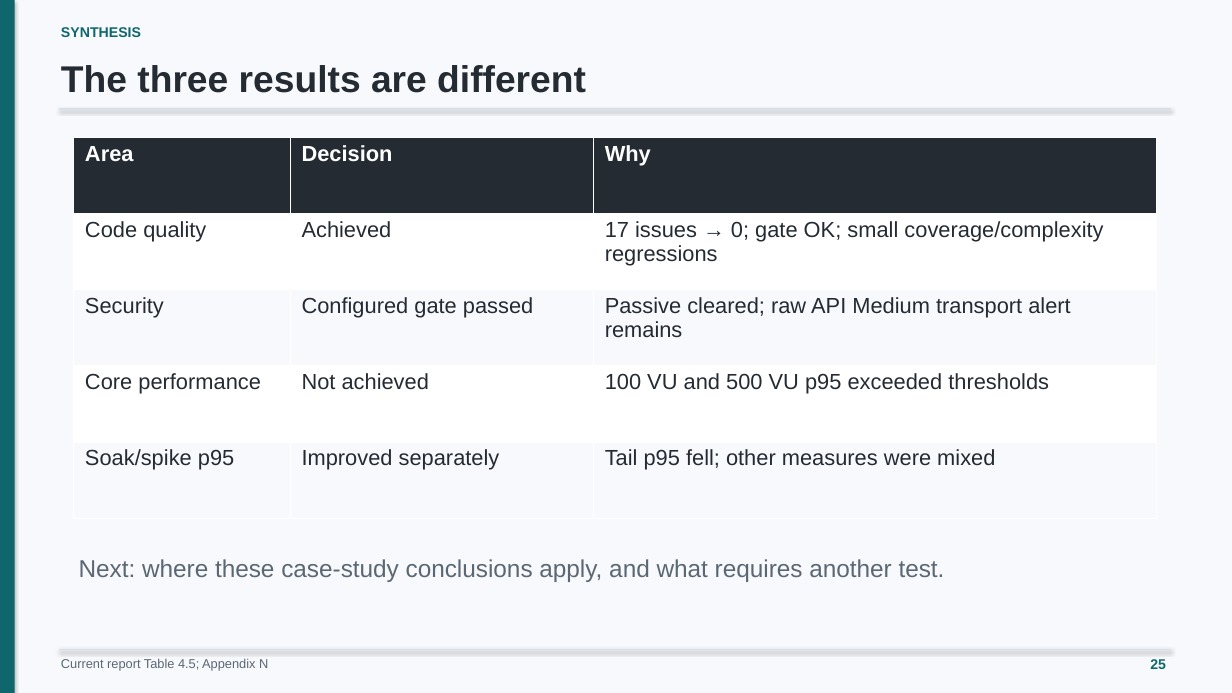
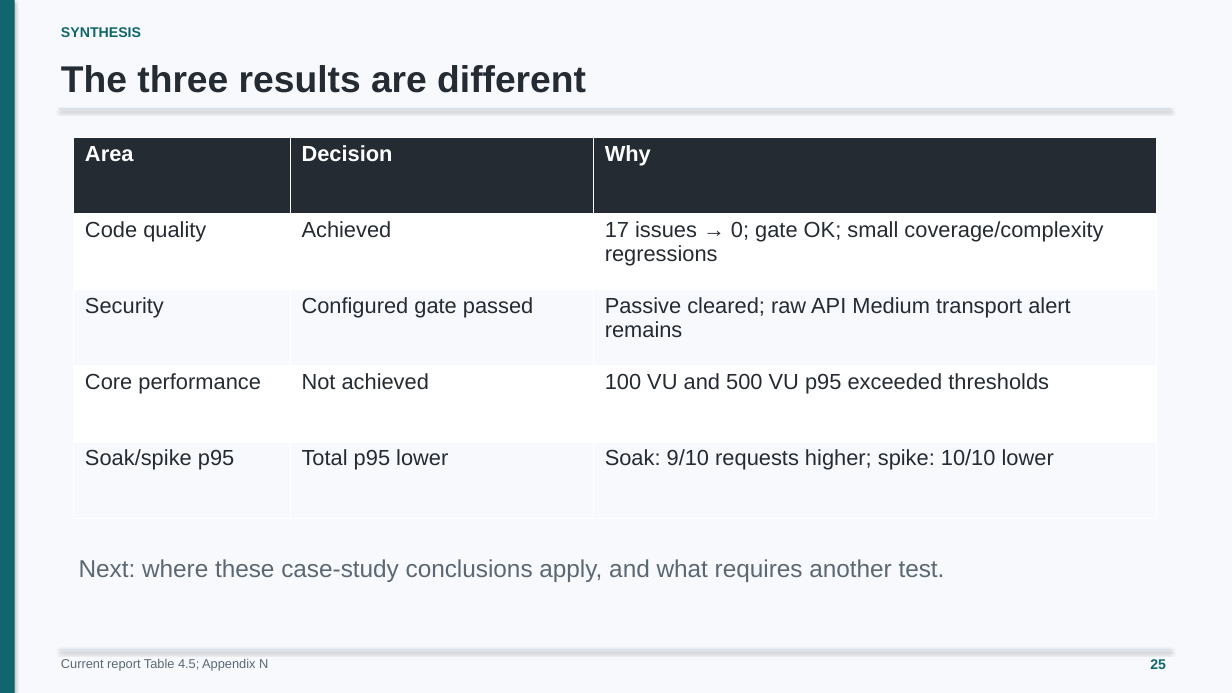
Before and after one commit to minatozaki98/financial-accounting, a slide deck: slide 25 of Document/outputs/final-defense/G6519692_Zaw_Ye_Htut_Ko_Final_Thesis_Defense.pptx. Drawn at 1232x693 pixels with LibreOffice and Linux fonts; fonts in the diff are those of the drawing. Boxes give left, top, right and bottom in pixels: in the first picture for what was removed or moved away, otherwise in the second. Text is boxed around its words. In the diff, an @@ line names an element or a change of style, - is before the commit and + after.

Commit message:
docs: add request-level soak and spike evidence slides

```diff
--- a/Document/outputs/final-defense/G6519692_Zaw_Ye_Htut_Ko_Final_Thesis_Defense.pptx
+++ b/Document/outputs/final-defense/G6519692_Zaw_Ye_Htut_Ko_Final_Thesis_Defense.pptx
@@ table at [74, 138, 1156, 518] @@
-row 5, column 2: Improved separately
+row 5, column 2: Total p95 lower
-row 5, column 3: Tail p95 fell; other measures were mixed
+row 5, column 3: Soak: 9/10 requests higher; spike: 10/10 lower
```
Also in this commit, not shown: 1 other slide changed, 2 slides added, 2 other files.
